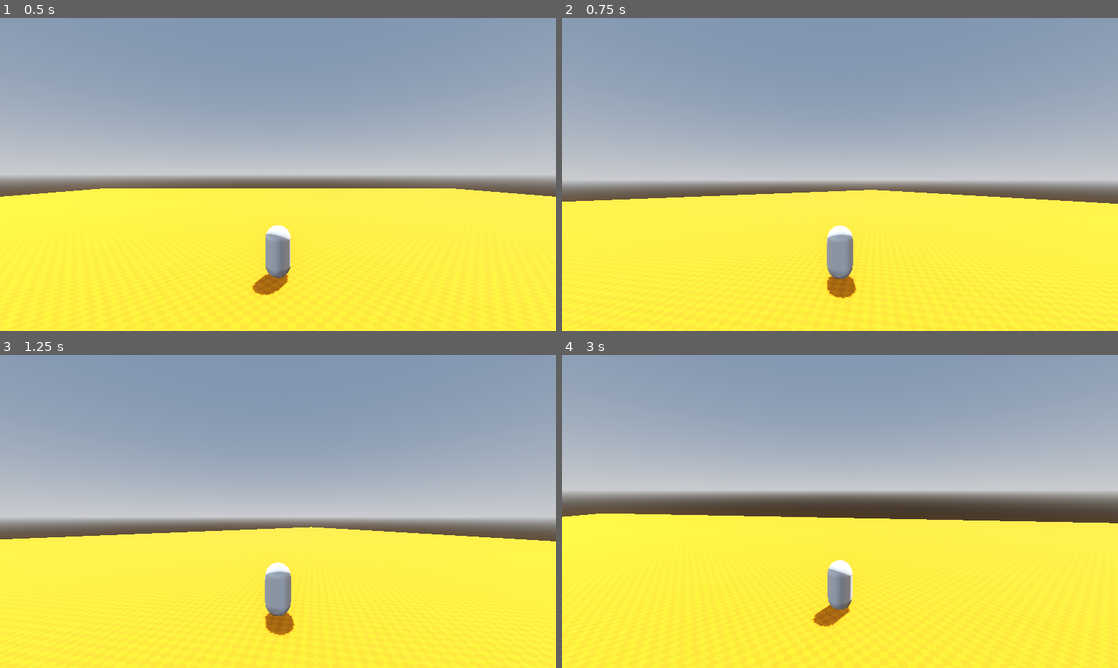
Above: before the commit, frames 1-4 (two rows, left to right).
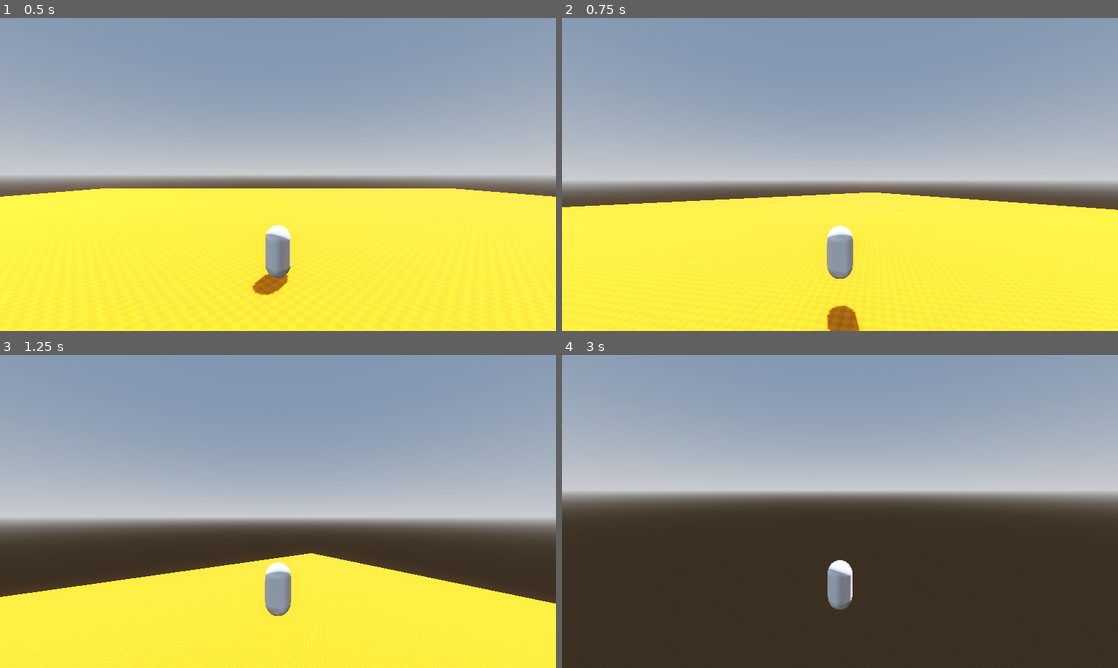
Above: after the commit, the same moments.

Repository: AgilMonkey/project-banyusari
Game: Godot game, scene res://world/main.tscn
The game is run twice, just before and just after one commit, with the same random seed, the same clock (stepped at 60 frames per second) and the same inputs.
Inputs (mouse positions are in pixels of both pictures, inside the frame that each line leads up to):
- Up to frame 1 (0.5 s): no input
- Up to frame 2 (0.75 s): tap Enter (ui_accept) at 0.5 s; move the mouse to (867, 174) at 0.52 s; hold W (move_forward) from 0.53 s (still down); tap Space (jump) at 0.6 s
- Up to frame 3 (1.25 s): keep holding W (move_forward); tap Space (jump) at 0.77, 1.07 s
- Up to frame 4 (3 s): keep holding W (move_forward); move the mouse to (812, 511) at 1.27 s; tap F at 1.35 s; tap Space (jump) at 1.52, 1.55, 1.82, 2.3 s; move the mouse to (851, 505) at 2.02 s; hold Q 2.03-2.78 s; move the mouse to (834, 517) at 2.77 s; tap O at 2.85 s

Frame 1 is identical in both runs. In frame 2, 2.0% of the frame differs, in the area x 0-100%, y 54-100%; in frame 3, 14%; in frame 4, 47%, in the area x 0-100%, y 50-100%.

Commit message:
Add jumping

Diff:
--- a/player/third_person_movement_rigidbody.gd
+++ b/player/third_person_movement_rigidbody.gd
@@ -2,6 +2,9 @@
 
 
 @export var speed := 10
+
+@export var jump_force := 10
+
 var input_dir: Vector3
 
 @onready var rb: RigidBody3D = get_parent()
@@ -13,15 +16,11 @@
 	input_dir.x = Input.get_axis("move_left", "move_right")
 	input_dir = input_dir.normalized()
 
+	if Input.is_action_just_pressed("jump"):
+		rb.apply_impulse(Vector3.UP * jump_force)
+
 
 func _process(delta: float) -> void:
-	rb.linear_damp = 0.0
-	if input_dir.length_squared() == 0:
-		rb.linear_damp = 10.0
-
-	if rb.linear_velocity.length() > 20.0:
-		rb.linear_damp = 10.0
-
 	var cam_rotation_y = cur_camera.rotation.y
 	var cam_direction = input_dir.rotated(Vector3.UP, cam_rotation_y)
 	rb.apply_force(cam_direction * speed)
--- a/player/third_person_phantom_camera_control.gd
+++ b/player/third_person_phantom_camera_control.gd
@@ -7,7 +7,7 @@
 var max_yaw: float = 360
 
 var min_pitch: float = -89.9
-var max_pitch: float = 50
+var max_pitch: float = 80.0
 
 @onready var pcam: PhantomCamera3D = get_parent()
 
